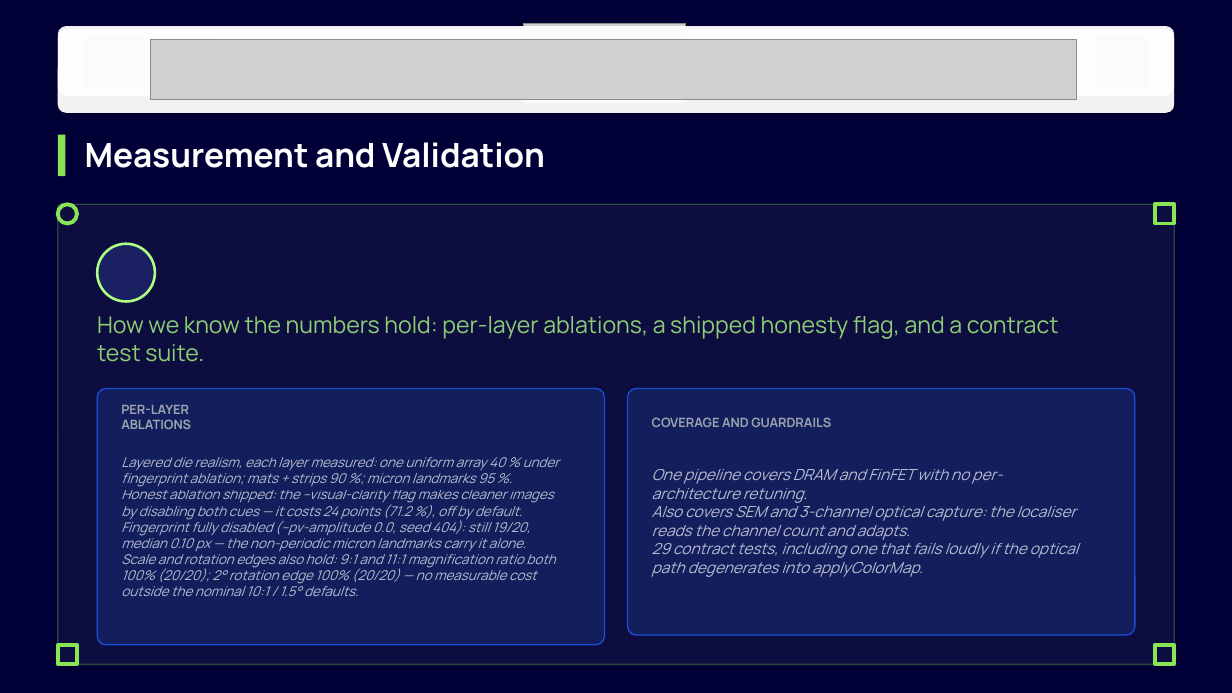
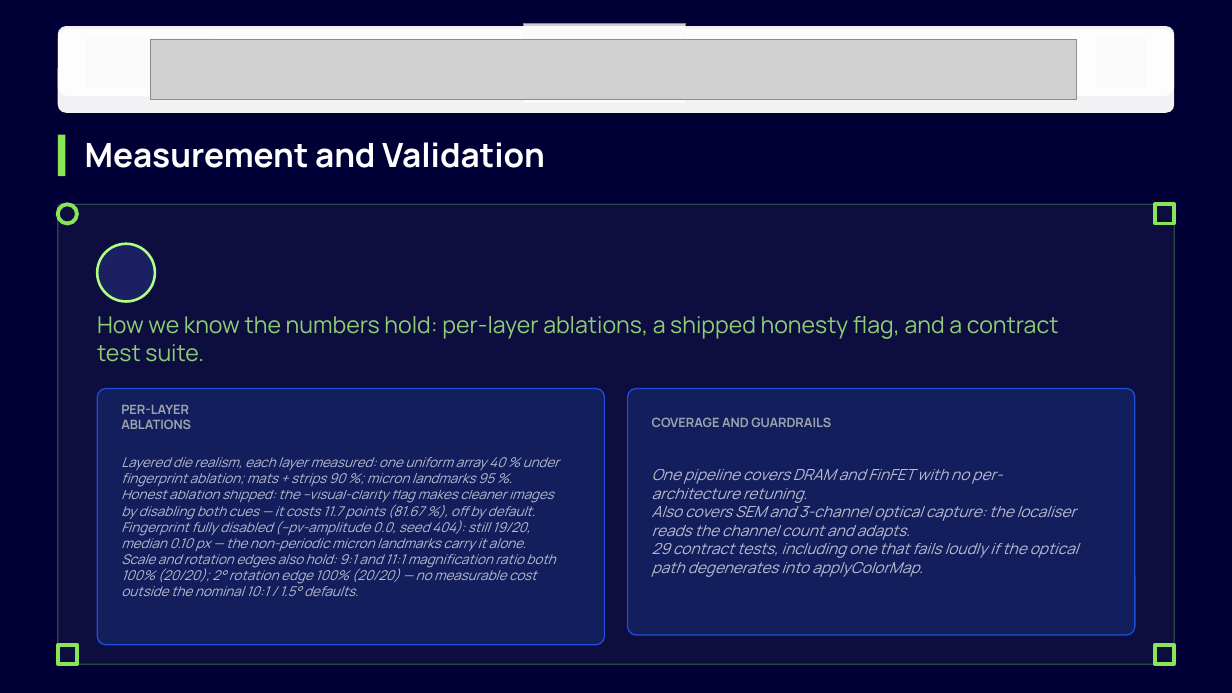
Before and after one commit to Mandy434/drift-sense, a slide deck: slide 7 of solution_presentation.pptx. Drawn at 1232x693 pixels with LibreOffice and Linux fonts; fonts in the diff are those of the drawing; grey boxes stand for pictures; background and template pictures are left out. Boxes give left, top, right and bottom in pixels: in the first picture for what was removed or moved away, otherwise in the second. Text is boxed around its words. In the diff, an @@ line names an element or a change of style, - is before the commit and + after.

Commit message:
Re-measure --visual-clarity ablation on the current 120-pair basis
The 71.2% (57/80) figure predated the baseline's expansion from 20 to
30 pairs/seed and was flagged in the README as not apples-to-apples
with the 93.33% (112/120) headline number. Re-ran the same four seeds
(42, 101, 202, 303) at the current 30 pairs/seed with --visual-clarity:
21/30, 25/30, 27/30, 25/30 -> 98/120 = 81.67%, a real and now directly
comparable 11.66-point accuracy cost for disabling the fingerprint and
micron-landmark cues.

Commits each seed's results.csv (results/vc42/, vc101/, vc202/,
vc303/), updates every mention of the old 71.2%/57/80 figure in
README.md and src/app.py's in-app copy, and updates the deck (both
slides that quoted it, PDF re-exported to match).

```diff
--- a/solution_presentation.pptx
+++ b/solution_presentation.pptx
@@ text at (121,486,554,520): text changed @@
-Honest ablation shipped: the --visual-clarity flag makes cleaner images by disabling both cues — it costs 24 points (71.2 %), off by default.
+Honest ablation shipped: the --visual-clarity flag makes cleaner images by disabling both cues — it costs 11.7 points (81.67 %), off by default.
```
Also in this commit, not shown: 1 other slide changed, 7 other files.
